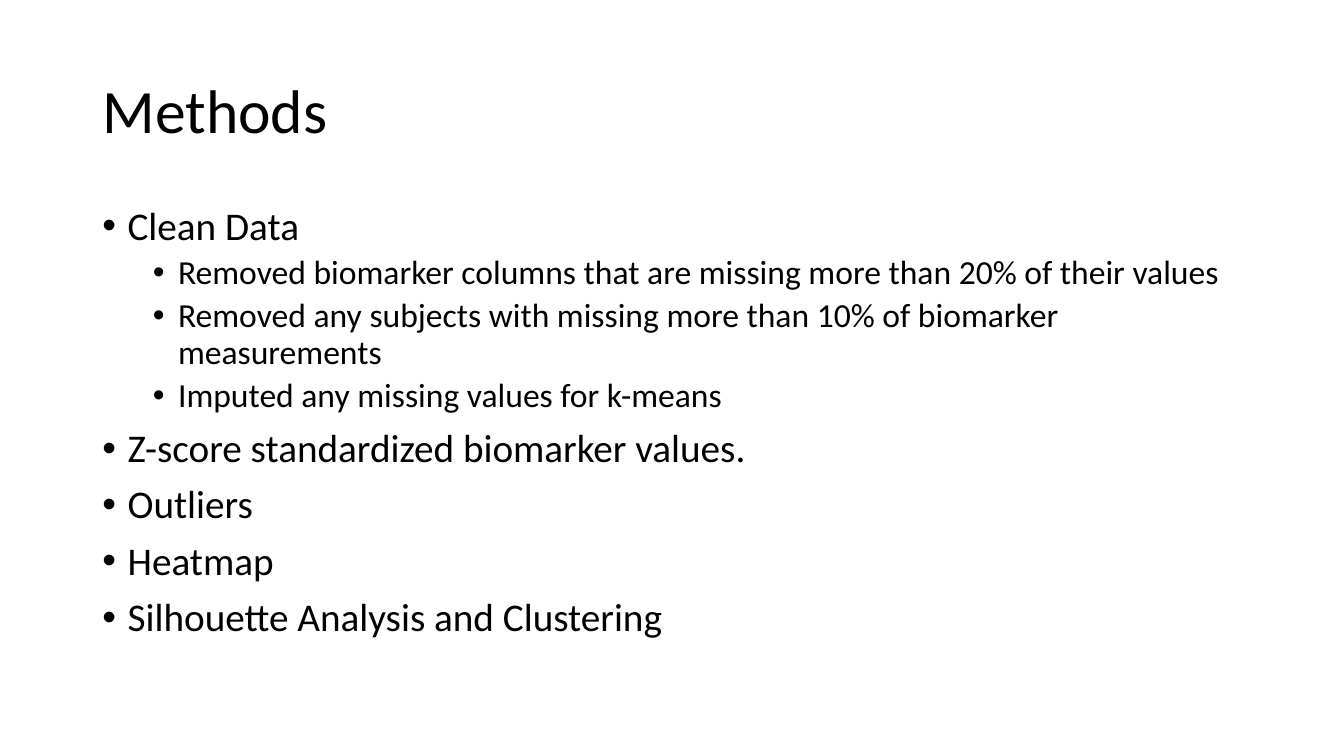
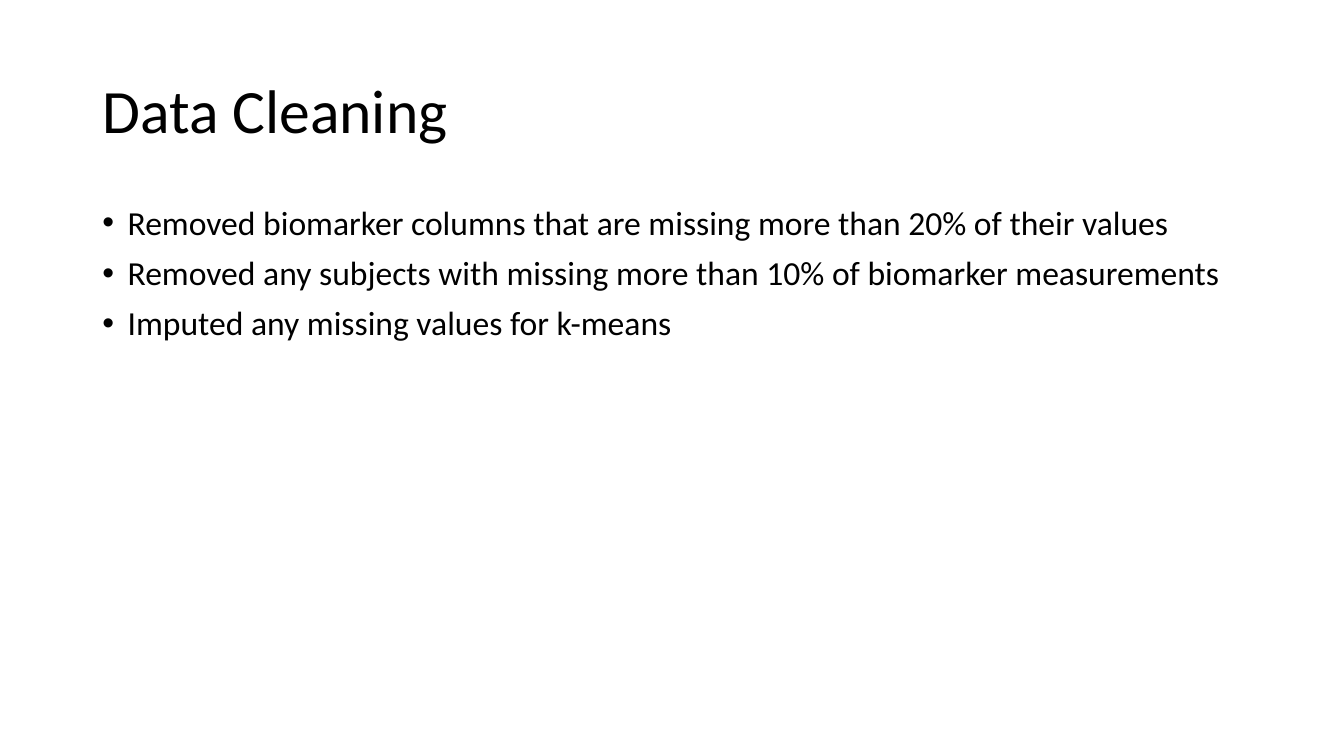
Before and after one commit to tliu-2/PROPPR, a slide deck: slide 5 of Presentation.pptx. Drawn at 1344x756 pixels with LibreOffice and Linux fonts; fonts in the diff are those of the drawing. Boxes give left, top, right and bottom in pixels: in the first picture for what was removed or moved away, otherwise in the second. Text is boxed around its words. In the diff, an @@ line names an element or a change of style, - is before the commit and + after.

```diff
--- a/Presentation.pptx
+++ b/Presentation.pptx
@@ title at [102,90,448,144]: text changed @@
-Methods
+Data Cleaning
@@ text "Removed biomarker columns that are ..." at [128,211,1219,341]: list level 2 to 1 in "Removed biomarker columns that are ..."; list level 2 to 1 in "Removed any subjects with missing ..."; list level 2 to 1 in "Imputed any missing values for ..." @@
@@ text at [128,212,299,241]: paragraph removed @@
-• Clean Data
@@ text at [128,434,745,638]: paragraphs removed @@
-• Z-score standardized biomarker values.
-• Outliers
-• Heatmap
-• Silhouette Analysis and Clustering
```
Also in this commit, not shown: 5 other slides changed, 2 slides added, 1 slide removed, 24 other files.
